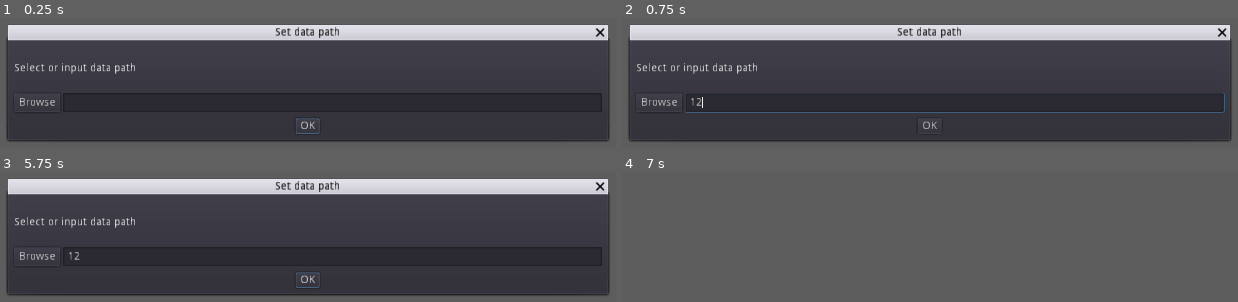
Above: before the commit, frames 1-4 (two rows, left to right).
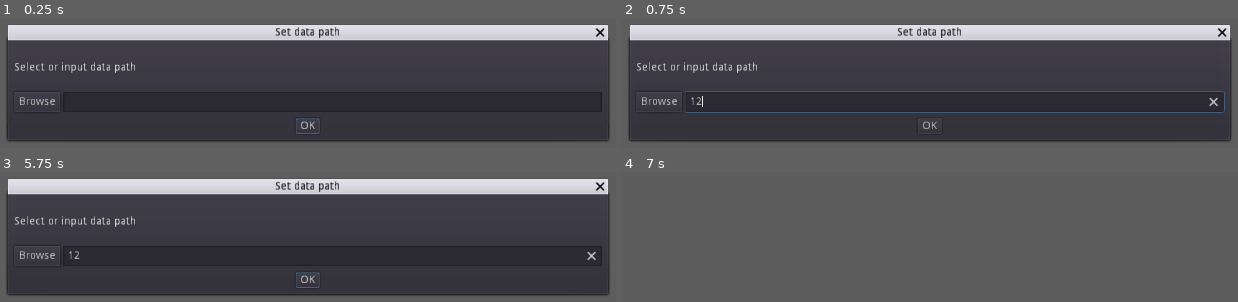
Above: after the commit, the same moments.

Repository: ZhekaHauska/htmvis
Game: Godot game, scene res://scenes/Main.tscn
The game is run twice, just before and just after one commit, with the same random seed, the same clock (stepped at 60 frames per second) and the same inputs.
Inputs (mouse positions are in pixels of both pictures, inside the frame that each line leads up to):
- Up to frame 1 (0.25 s): no input
- Up to frame 2 (0.75 s): click (954, 102) at 0.52 s; type "12" at 0.6 s
- Up to frame 3 (5.75 s): click "OK" at 1.25 s; tap Enter at 2, 3.5, 5 s; move the mouse to (486, 221) at 2.02 s; hold Right (next_step) 2.03-2.78 s; click (486, 221) at 2.17 s; tap Left (prev_step) at 2.3, 2.85, 3.8, 5.3 s; tap Space at 2.75, 4.25 s; move the mouse to (147, 268) at 2.77 s; click (147, 268) at 2.92 s; tap Right (next_step) at 3.05, 4.55 s; move the mouse to (outside the picture) at 3.52 s; hold S (camera_down) 3.53-4.28 s; click (outside the picture) at 3.67 s; move the mouse to (outside the picture) at 4.27 s; tap A (camera_left) at 4.35 s; click (outside the picture) at 4.42 s; move the mouse to (outside the picture) at 5.02 s; hold D (camera_right) from 5.03 s (still down); click (outside the picture) at 5.17 s; tap P (settings) at 5.65 s
- Up to frame 4 (7 s): release D (camera_right) at 5.75 s; click "OK" at 5.75 s; tap Space at 6.5 s; move the mouse to (689, 174) at 6.52 s; tap W (camera_up) at 6.6 s; click (689, 174) at 6.67 s; tap Right (next_step) at 6.8 s

The runs differ from the first frame. In frame 1, 0.5% of the frame differs, in the area x 2-98%, y 33-68%; in frame 2, 1.3%, in the area x 2-98%, y 33-70%; in frame 3, 0.6%; in frame 4, nothing differs.
Error in both runs: Invalid get index 'cells' (on base: 'Nil'). (res://scripts/Main.gd:32)

Commit message:
add general text info; fix folder selector bug

Diff:
--- a/scenes/Cell.tscn
+++ b/scenes/Cell.tscn
@@ -61,6 +61,18 @@
 "transitions": PoolRealArray( 1 ),
 "update": 0,
 "values": [ 2.0 ]
+}
+tracks/4/type = "value"
+tracks/4/path = NodePath("CellMesh:material:emission")
+tracks/4/interp = 1
+tracks/4/loop_wrap = true
+tracks/4/imported = false
+tracks/4/enabled = true
+tracks/4/keys = {
+"times": PoolRealArray( 0 ),
+"transitions": PoolRealArray( 1 ),
+"update": 0,
+"values": [ Color( 0, 0, 0, 1 ) ]
 }
 
 [sub_resource type="Animation" id=3]
--- a/scenes/Main.tscn
+++ b/scenes/Main.tscn
@@ -24,6 +24,7 @@
 script = ExtResource( 1 )
 
 [node name="CellInfo" type="PopupPanel" parent="GUI"]
+visible = true
 margin_right = 161.0
 margin_bottom = 286.0
 
@@ -65,7 +66,6 @@
 allow_reselect = true
 
 [node name="Settings" type="AcceptDialog" parent="GUI"]
-visible = true
 anchor_left = 0.5
 anchor_top = 0.5
 anchor_right = 0.5
@@ -82,35 +82,37 @@
 [node name="VBoxContainer" type="VBoxContainer" parent="GUI/Settings"]
 anchor_right = 0.999
 anchor_bottom = 0.703
-margin_left = 10.0
-margin_right = -10.0
-margin_bottom = 0.0158691
+margin_left = 8.0
+margin_top = 8.0
+margin_right = -7.23199
+margin_bottom = 2.01605
 
 [node name="Label" type="Label" parent="GUI/Settings/VBoxContainer"]
-margin_right = 747.0
-margin_bottom = 62.0
+margin_right = 752.0
+margin_bottom = 54.0
 size_flags_horizontal = 3
 size_flags_vertical = 3
 text = "Select or input data path"
 valign = 1
 
 [node name="PathContainer" type="HBoxContainer" parent="GUI/Settings/VBoxContainer"]
-margin_top = 66.0
-margin_right = 747.0
-margin_bottom = 90.0
+margin_top = 58.0
+margin_right = 752.0
+margin_bottom = 84.0
 size_flags_horizontal = 3
 size_flags_vertical = 0
 
 [node name="Browse" type="Button" parent="GUI/Settings/VBoxContainer/PathContainer"]
 margin_right = 59.0
-margin_bottom = 24.0
+margin_bottom = 26.0
 text = "Browse"
 
 [node name="DataPath" type="LineEdit" parent="GUI/Settings/VBoxContainer/PathContainer"]
 margin_left = 63.0
-margin_right = 747.0
-margin_bottom = 24.0
+margin_right = 752.0
+margin_bottom = 26.0
 size_flags_horizontal = 3
+clear_button_enabled = true
 
 [node name="FileDialog" type="FileDialog" parent="GUI"]
 anchor_left = 0.5
@@ -124,6 +126,14 @@
 window_title = "Open a Directory"
 mode = 2
 access = 2
+
+[node name="GeneralInfo" type="Label" parent="GUI"]
+anchor_top = 1.0
+anchor_bottom = 1.0
+margin_left = 11.0
+margin_top = -60.0
+margin_right = 372.0
+margin_bottom = -12.0
 
 [node name="PivotCam" type="Spatial" parent="."]
 script = ExtResource( 4 )
--- a/scripts/Main.gd
+++ b/scripts/Main.gd
@@ -50,6 +50,15 @@
 		chunk_step = len(data['cells']) - 1
 
 	$Layer.update(data['cells'][chunk_step])
+	$GUI/GeneralInfo.text = \
+	"""
+	Step: %s  Forward: %s  Context: %s  Feedback: %s
+	""" % [
+		step,
+		data['symbols']['forward'][chunk_step],
+		data['symbols']['context'][chunk_step],
+		data['symbols']['feedback'][chunk_step],
+	]
 
 
 func find_data_chunks():
--- a/scripts/Settings.gd
+++ b/scripts/Settings.gd
@@ -21,4 +21,4 @@
 
 
 func _on_FileDialog_dir_selected(dir):
-	$PathContainer/DataPath.text = dir
+	$VBoxContainer/PathContainer/DataPath.text = dir
